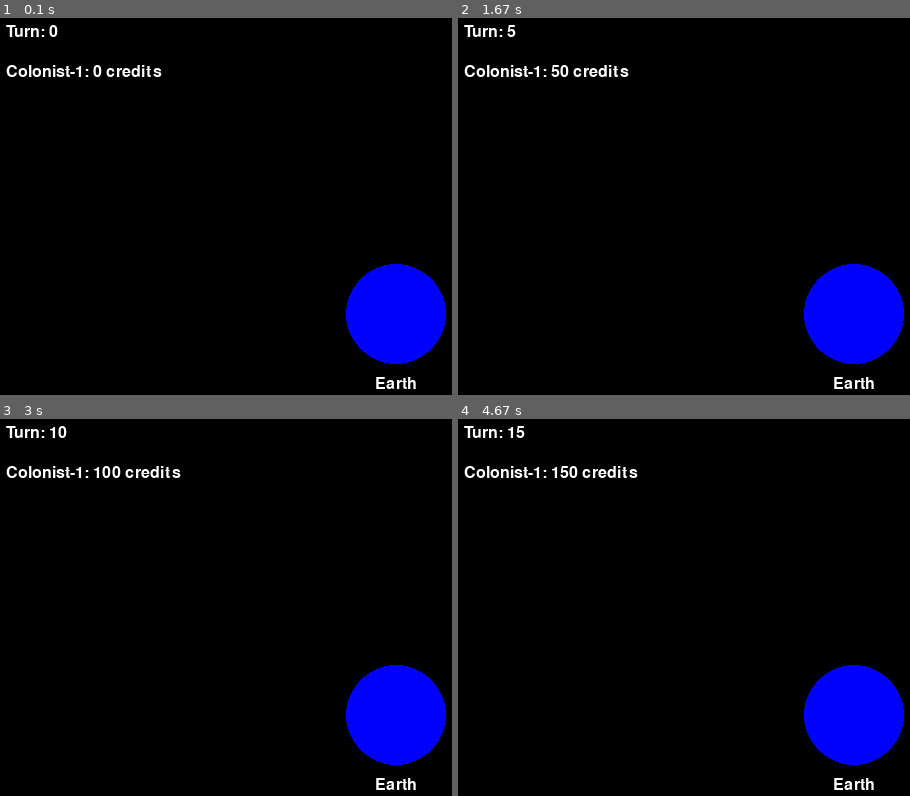
Above: before the commit, frames 1-4 (two rows, left to right).
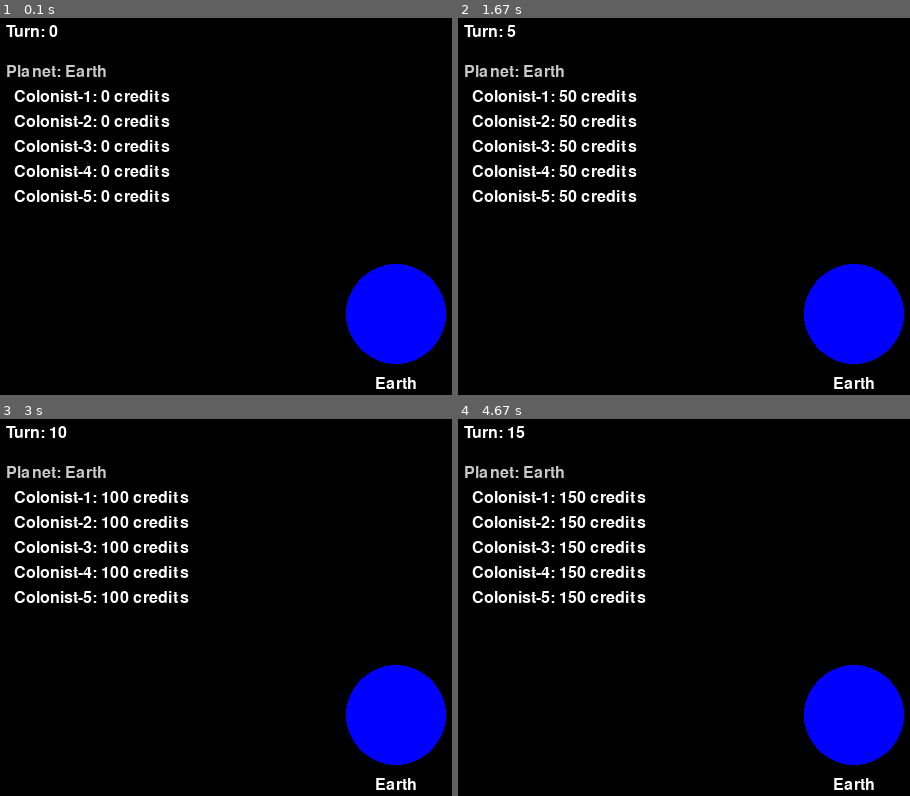
Above: after the commit, the same moments.

Repository: tcgarvin/spacesim2
Game: pygame game, started from spacesim2/__main__.py
The game is run twice, just before and just after one commit, with the same random seed, the same clock (stepped at 60 frames per second) and the same inputs.
Inputs:
- Up to frame 1 (0.1 s): no input
- Up to frame 2 (1.67 s): tap Space at 0.33, 0.73, 1.03, 1.23, 1.57 s
- Up to frame 3 (3 s): tap Space at 1.87, 2.07, 2.37, 2.63, 2.97 s
- Up to frame 4 (4.67 s): tap Space at 3.27, 3.4, 3.8, 4.1, 4.47 s

The runs differ from the first frame. In frame 1, 3.4% of the frame differs, in the area x 1-38%, y 12-49%; in frame 2, 3.6%; in frame 3, 3.8%, in the area x 1-42%, y 12-49%; in frame 4, 3.8%.

Commit message:
Implement Task 2: Multiple Actors & Basic Market Stub
- Add Market class with placeholders for buy/sell orders
- Refactor Actor to separate economic and market actions
- Update Simulation to support multiple actors (5 by default)
- Associate a market with each planet
- Update UI to display multiple actors and planet information
- Add tests for new Market class and multi-actor functionality

🤖 Generated with [Claude Code](https://claude.ai/code)

Co-Authored-By: Claude <noreply@anthropic.com>

Diff:
--- a/spacesim2/__main__.py
+++ b/spacesim2/__main__.py
@@ -11,21 +11,19 @@
         description="SpaceSim2 - A turn-based economic simulation"
     )
     parser.add_argument(
-        "--headless",
-        action="store_true",
-        help="Run in headless mode (no UI)"
+        "--headless", action="store_true", help="Run in headless mode (no UI)"
     )
     parser.add_argument(
         "--turns",
         type=int,
         default=10,
-        help="Number of turns to simulate in headless mode"
+        help="Number of turns to simulate in headless mode",
     )
     parser.add_argument(
         "--auto-turns",
         type=int,
         default=0,
-        help="Number of turns to automatically run in UI mode before pausing"
+        help="Number of turns to automatically run in UI mode before pausing",
     )
     args = parser.parse_args()
 
--- a/spacesim2/core/actor.py
+++ b/spacesim2/core/actor.py
@@ -12,10 +12,34 @@
         self.planet = planet
 
     def take_turn(self) -> None:
-        """Perform actions for this turn."""
+        """Perform actions for this turn.
+
+        Each turn consists of:
+        1. One economic action (e.g., government work)
+        2. Optional market actions (not implemented in Task 2)
+        """
+        # Step 1: Perform economic action
+        self._do_economic_action()
+
+        # Step 2: Perform market actions
+        self._do_market_actions()
+
+    def _do_economic_action(self) -> None:
+        """Perform a single economic action for this turn.
+
+        For Task 2, the only economic action is government work.
+        """
         self._do_government_work()
 
     def _do_government_work(self) -> None:
         """Perform government work to earn a fixed wage."""
         wage = 10  # Fixed wage for government work
         self.money += wage
+
+    def _do_market_actions(self) -> None:
+        """Perform optional market actions for this turn.
+
+        This is a placeholder for Task 2, will be implemented in Task 3.
+        """
+        # No market actions for Task 2
+        pass
--- /dev/null
+++ b/spacesim2/core/market.py
@@ -0,0 +1,50 @@
+from dataclasses import dataclass
+from typing import Dict, List
+
+from spacesim2.core.actor import Actor
+
+
+@dataclass
+class Order:
+    """Represents a buy or sell order in the market."""
+
+    actor: Actor
+    quantity: int
+    price: float
+    is_buy: bool  # True for buy order, False for sell order
+
+
+class Market:
+    """Represents a commodity market on a planet."""
+
+    def __init__(self) -> None:
+        # For Task 2, we'll have a single order book
+        # In Task 3, we'll expand to multiple commodities
+        self.buy_orders: List[Order] = []  # Bids
+        self.sell_orders: List[Order] = []  # Asks
+        self.transaction_history: List[Dict] = []  # Track completed trades
+
+    def place_buy_order(self, actor: Actor, quantity: int, price: float) -> None:
+        """Place a buy order (bid) in the market."""
+        # For Task 2, just store the order with no matching logic
+        order = Order(actor=actor, quantity=quantity, price=price, is_buy=True)
+        self.buy_orders.append(order)
+
+    def place_sell_order(self, actor: Actor, quantity: int, price: float) -> None:
+        """Place a sell order (ask) in the market."""
+        # For Task 2, just store the order with no matching logic
+        order = Order(actor=actor, quantity=quantity, price=price, is_buy=False)
+        self.sell_orders.append(order)
+
+    def match_orders(self) -> None:
+        """Match buy and sell orders if possible.
+
+        For Task 2, this is just a placeholder for future implementation.
+        """
+        # This will be implemented in Task 3
+        pass
+
+    def clear_orders(self) -> None:
+        """Clear all orders at the end of a turn."""
+        self.buy_orders.clear()
+        self.sell_orders.clear()
--- a/spacesim2/core/planet.py
+++ b/spacesim2/core/planet.py
@@ -1,7 +1,9 @@
-from typing import TYPE_CHECKING, List
+from typing import TYPE_CHECKING, List, Optional
 
 if TYPE_CHECKING:
     from spacesim2.core.actor import Actor
+    from spacesim2.core.market import Market
+
 
 class Planet:
     """Represents a planet in the simulation."""
@@ -11,6 +13,7 @@
         self.x = x
         self.y = y
         self.actors: List["Actor"] = []
+        self.market: Optional["Market"] = None  # Will be set by the simulation
 
     def add_actor(self, actor: "Actor") -> None:
         """Add an actor to this planet."""
--- a/spacesim2/core/simulation.py
+++ b/spacesim2/core/simulation.py
@@ -2,6 +2,7 @@
 from typing import List
 
 from spacesim2.core.actor import Actor
+from spacesim2.core.market import Market
 from spacesim2.core.planet import Planet
 
 
@@ -13,14 +14,25 @@
         self.actors: List[Actor] = []
         self.current_turn = 0
 
-    def setup_simple(self) -> None:
-        """Set up a simple simulation with one planet and one actor."""
+    def setup_simple(self, num_actors: int = 5) -> None:
+        """Set up a simple simulation with one planet and multiple actors.
+
+        Args:
+            num_actors: Number of actors to create on the planet.
+        """
+        # Create a planet
         planet = Planet("Earth")
         self.planets.append(planet)
 
-        actor = Actor("Colonist-1", planet)
-        self.actors.append(actor)
-        planet.add_actor(actor)
+        # Create and initialize the market for the planet
+        market = Market()
+        planet.market = market
+
+        # Create specified number of actors
+        for i in range(1, num_actors + 1):
+            actor = Actor(f"Colonist-{i}", planet)
+            self.actors.append(actor)
+            planet.add_actor(actor)
 
     def run_turn(self) -> None:
         """Run a single turn of the simulation."""
@@ -34,8 +46,22 @@
         for actor in self.actors:
             actor.take_turn()
 
+        # Process markets (placeholder for Task 2)
+        self._process_markets()
+
         # Print status after the turn
         self._print_status()
+
+    def _process_markets(self) -> None:
+        """Process all markets at the end of the turn.
+
+        For Task 2, this is just a placeholder.
+        """
+        for planet in self.planets:
+            if planet.market:
+                # This will be expanded in Task 3
+                planet.market.match_orders()
+                planet.market.clear_orders()
 
     def run_simulation(self, num_turns: int) -> None:
         """Run the simulation for a specified number of turns."""
@@ -44,5 +70,7 @@
 
     def _print_status(self) -> None:
         """Print the current status of the simulation."""
-        for actor in self.actors:
-            print(f"{actor.name} has {actor.money} credits")
+        for planet in self.planets:
+            print(f"Planet: {planet.name}")
+            for actor in planet.actors:
+                print(f"  {actor.name} has {actor.money} credits")
--- a/spacesim2/ui/pygame_ui.py
+++ b/spacesim2/ui/pygame_ui.py
@@ -2,6 +2,7 @@
 
 try:
     import pygame
+
     PYGAME_AVAILABLE = True
 except ImportError:
     PYGAME_AVAILABLE = False
@@ -62,11 +63,21 @@
 
         # Draw actor information
         y_pos = 50
-        for i, actor in enumerate(self.simulation.actors):
-            actor_text = self.font.render(
-                f"{actor.name}: {actor.money} credits", True, (255, 255, 255)
+        actor_count = 0
+
+        for planet in self.simulation.planets:
+            planet_label = self.font.render(
+                f"Planet: {planet.name}", True, (200, 200, 200)
             )
-            self.screen.blit(actor_text, (10, y_pos + i * 30))
+            self.screen.blit(planet_label, (10, y_pos + actor_count * 25))
+            actor_count += 1
+
+            for actor in planet.actors:
+                actor_text = self.font.render(
+                    f"  {actor.name}: {actor.money} credits", True, (255, 255, 255)
+                )
+                self.screen.blit(actor_text, (10, y_pos + actor_count * 25))
+                actor_count += 1
 
         # Draw planet
         if self.simulation.planets:
--- /dev/null
+++ b/tests/test_market.py
@@ -0,0 +1,56 @@
+from spacesim2.core.actor import Actor
+from spacesim2.core.market import Market
+
+
+def test_market_initialization() -> None:
+    """Test that a market can be initialized correctly."""
+    market = Market()
+    assert len(market.buy_orders) == 0
+    assert len(market.sell_orders) == 0
+    assert len(market.transaction_history) == 0
+
+
+def test_place_buy_order() -> None:
+    """Test that a buy order can be placed in the market."""
+    market = Market()
+    actor = Actor("Buyer")
+
+    market.place_buy_order(actor, quantity=10, price=5.0)
+
+    assert len(market.buy_orders) == 1
+    assert market.buy_orders[0].actor == actor
+    assert market.buy_orders[0].quantity == 10
+    assert market.buy_orders[0].price == 5.0
+    assert market.buy_orders[0].is_buy is True
+
+
+def test_place_sell_order() -> None:
+    """Test that a sell order can be placed in the market."""
+    market = Market()
+    actor = Actor("Seller")
+
+    market.place_sell_order(actor, quantity=10, price=5.0)
+
+    assert len(market.sell_orders) == 1
+    assert market.sell_orders[0].actor == actor
+    assert market.sell_orders[0].quantity == 10
+    assert market.sell_orders[0].price == 5.0
+    assert market.sell_orders[0].is_buy is False
+
+
+def test_clear_orders() -> None:
+    """Test that orders can be cleared from the market."""
+    market = Market()
+    buyer = Actor("Buyer")
+    seller = Actor("Seller")
+
+    market.place_buy_order(buyer, quantity=10, price=5.0)
+    market.place_sell_order(seller, quantity=10, price=5.0)
+
+    assert len(market.buy_orders) == 1
+    assert len(market.sell_orders) == 1
+
+    market.clear_orders()
+
+    assert len(market.buy_orders) == 0
+    assert len(market.sell_orders) == 0
--- a/tests/test_simulation.py
+++ b/tests/test_simulation.py
@@ -1,4 +1,3 @@
-
 from spacesim2.core.actor import Actor
 from spacesim2.core.planet import Planet
 from spacesim2.core.simulation import Simulation
@@ -29,8 +28,17 @@
     sim.setup_simple()
 
     assert len(sim.planets) == 1
-    assert len(sim.actors) == 1
-    assert sim.actors[0].planet == sim.planets[0]
+    assert len(sim.actors) == 5  # Now should have 5 actors
+
+    # All actors should be assigned to the planet
+    for actor in sim.actors:
+        assert actor.planet == sim.planets[0]
+
+    # The planet should have all actors in its list
+    assert len(sim.planets[0].actors) == 5
+
+    # The planet should have a market
+    assert sim.planets[0].market is not None
 
 
 def test_simulation_run_turn() -> None:
@@ -39,9 +47,12 @@
     sim.setup_simple()
 
     initial_turn = sim.current_turn
-    initial_money = sim.actors[0].money
+    initial_money = {actor.name: actor.money for actor in sim.actors}
 
     sim.run_turn()
 
     assert sim.current_turn == initial_turn + 1
-    assert sim.actors[0].money > initial_money
+
+    # All actors should have earned money
+    for actor in sim.actors:
+        assert actor.money > initial_money[actor.name]
